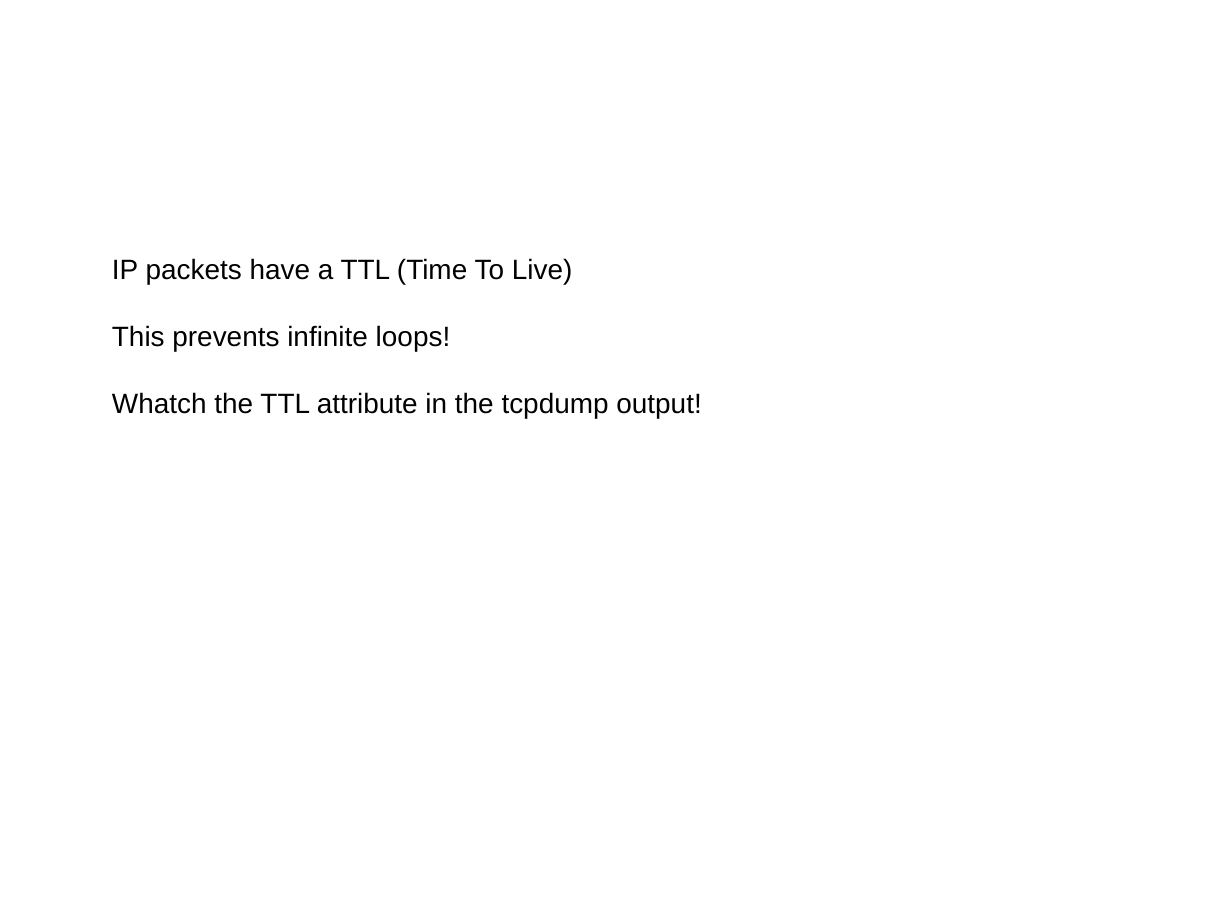
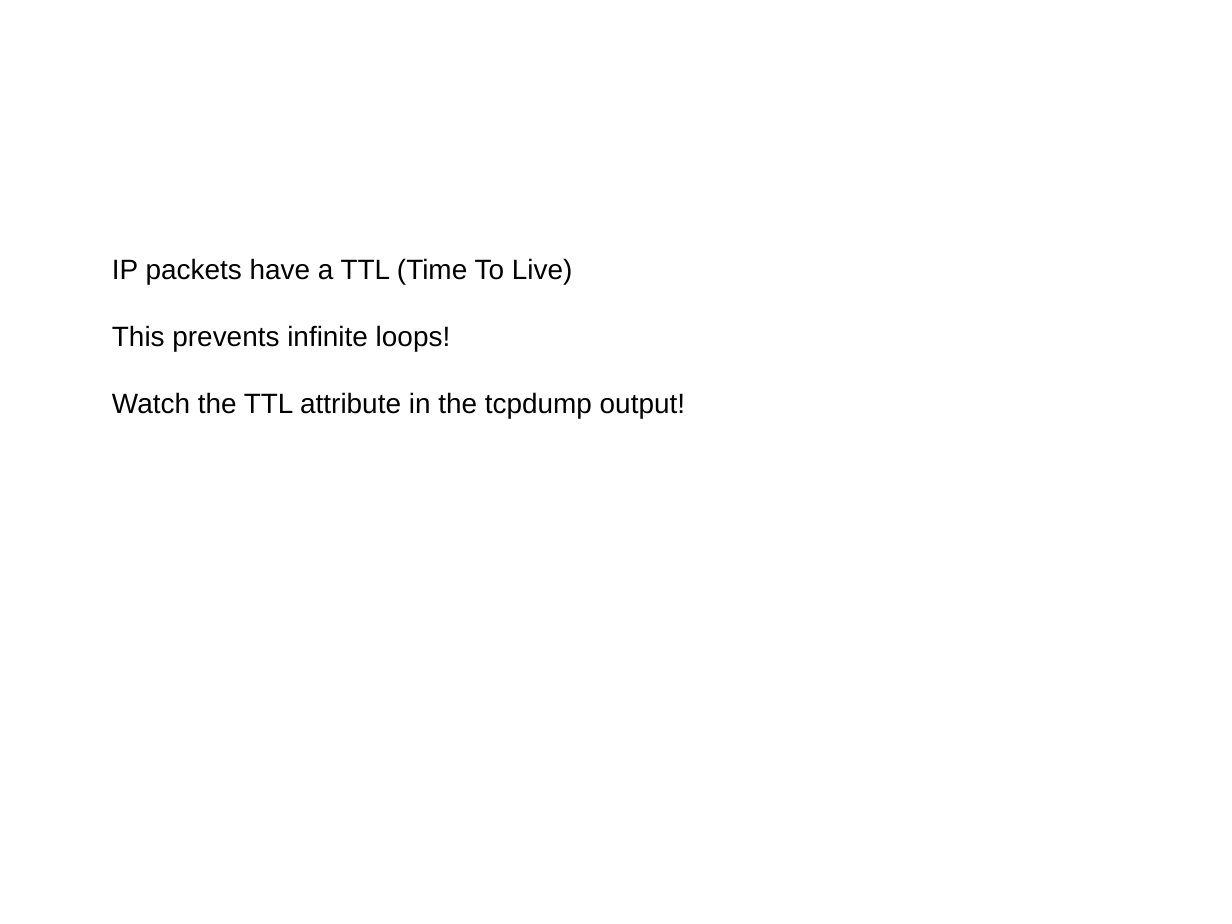
Before and after one commit to sphaero/workshops, a slide deck: slide 34 of Networking/presentation.odp. Drawn at 1232x924 pixels with LibreOffice and Linux fonts; fonts in the diff are those of the drawing; background and template pictures are left out. Boxes give left, top, right and bottom in pixels: in the first picture for what was removed or moved away, otherwise in the second. Text is boxed around its words. In the diff, an @@ line names an element or a change of style, - is before the commit and + after.

Commit message:
updates z25 workshop

```diff
--- a/Networking/presentation.odp
+++ b/Networking/presentation.odp
@@ text at bbox=[112, 392, 685, 419]: text changed @@
-Whatch the TTL attribute in the tcpdump output!
+Watch the TTL attribute in the tcpdump output!
```
